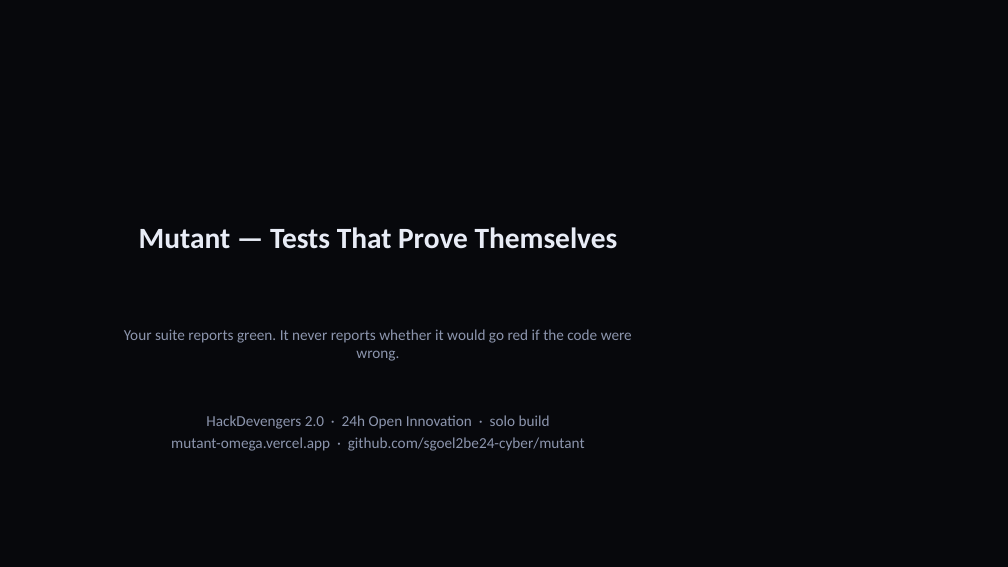
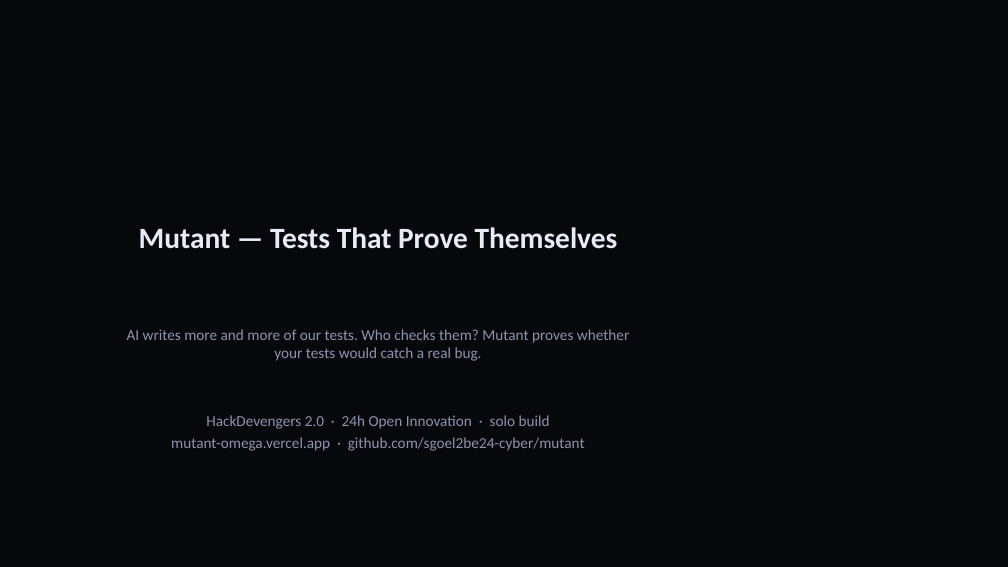
Before and after one commit to sgoel2be24-cyber/mutant, a slide deck: slide 1 of deck/Mutant-HackDevengers2.pptx. Drawn at 1008x567 pixels with LibreOffice and Linux fonts; fonts in the diff are those of the drawing. Boxes give left, top, right and bottom in pixels: in the first picture for what was removed or moved away, otherwise in the second. Text is boxed around its words. In the diff, an @@ line names an element or a change of style, - is before the commit and + after.

Commit message:
docs+deck: reframe around 'who checks AI-written tests?', surface the verified Kill-this-mutant loop, update demo steps and test counts (110)

```diff
--- a/deck/Mutant-HackDevengers2.pptx
+++ b/deck/Mutant-HackDevengers2.pptx
@@ subtitle at <box>127,329,629,361</box>: text changed @@
-Your suite reports green. It never reports whether it would go red if the code were wrong.
+AI writes more and more of our tests. Who checks them? Mutant proves whether your tests would catch a real bug.
```
Also in this commit, not shown: 6 other slides changed, 1 other file.
